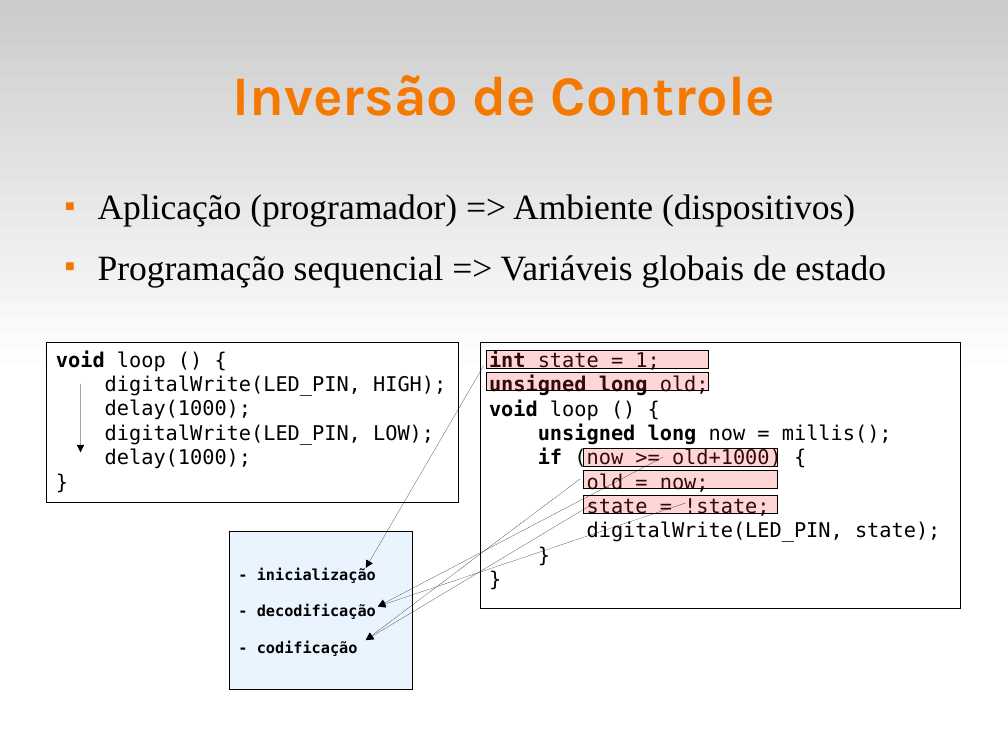
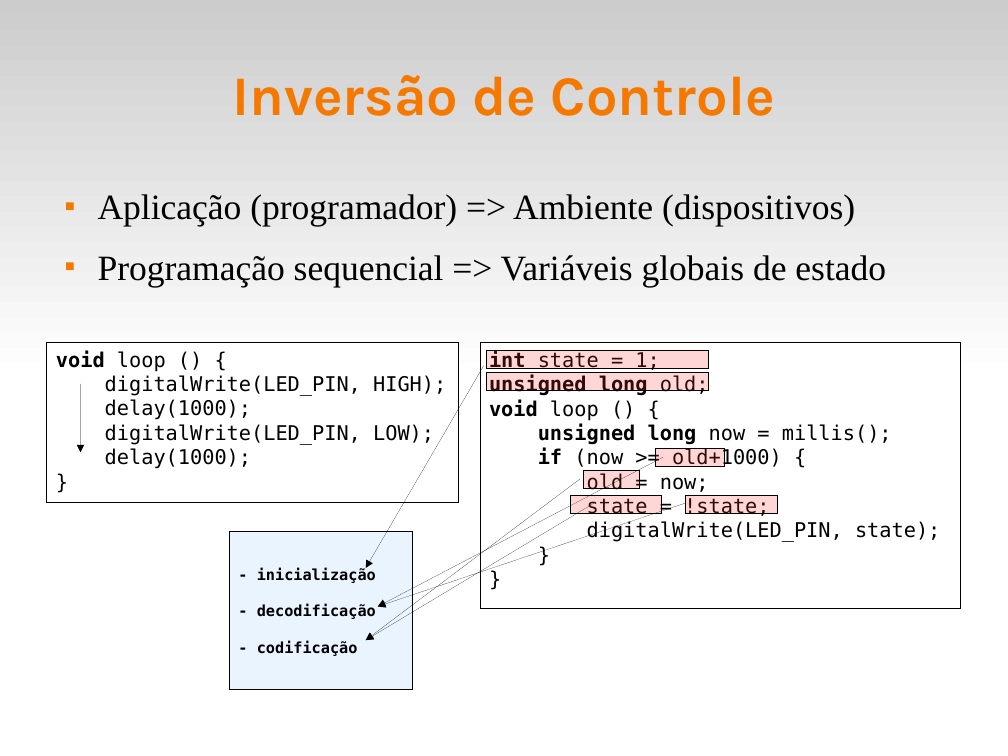
Before and after one commit to fsantanna-uerj/reativos, a slide deck: slide 10 of slides/02_arduino.odp. Drawn at 1008x756 pixels with LibreOffice and Linux fonts; fonts in the diff are those of the drawing. Boxes give left, top, right and bottom in pixels: in the first picture for what was removed or moved away, otherwise in the second. Text is boxed around its words. In the diff, an @@ line names an element or a change of style, - is before the commit and + after.

```diff
--- a/slides/02_arduino.odp
+++ b/slides/02_arduino.odp
@@ rectangle: place and size @@
-rectangle at (584,448,777,466)
+rectangle at (656,448,724,466)
@@ rectangle: place and size @@
-rectangle at (584,470,777,488)
+rectangle at (584,470,640,488)
@@ rectangle added at (571,496,662,514), fill #FF3333 at 20% opacity, outline #000000 0 pt @@
@@ rectangle: place and size @@
-rectangle at (584,496,777,514)
+rectangle at (686,496,777,514)
```
Also in this commit, not shown: 1 other slide changed, 1 other file.
